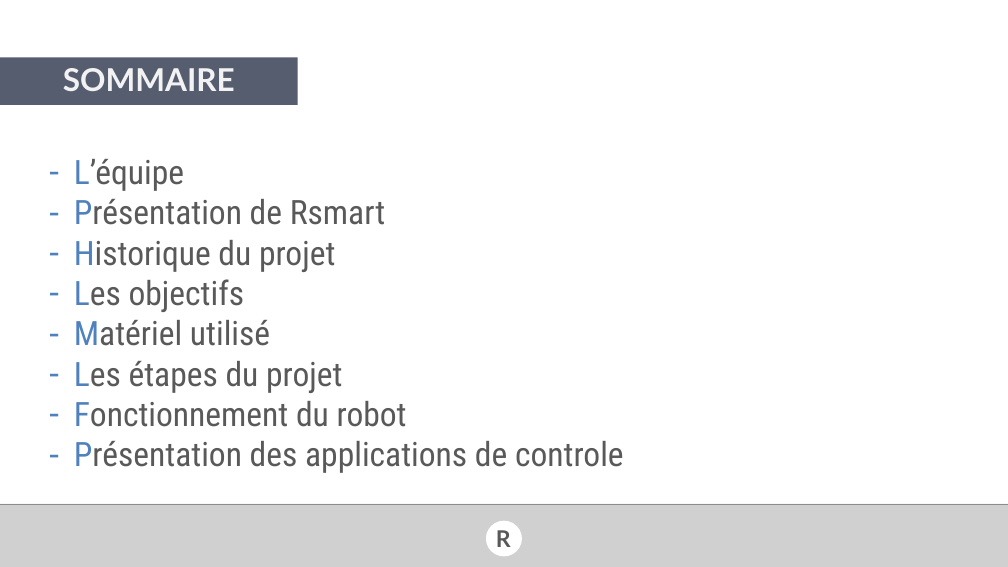
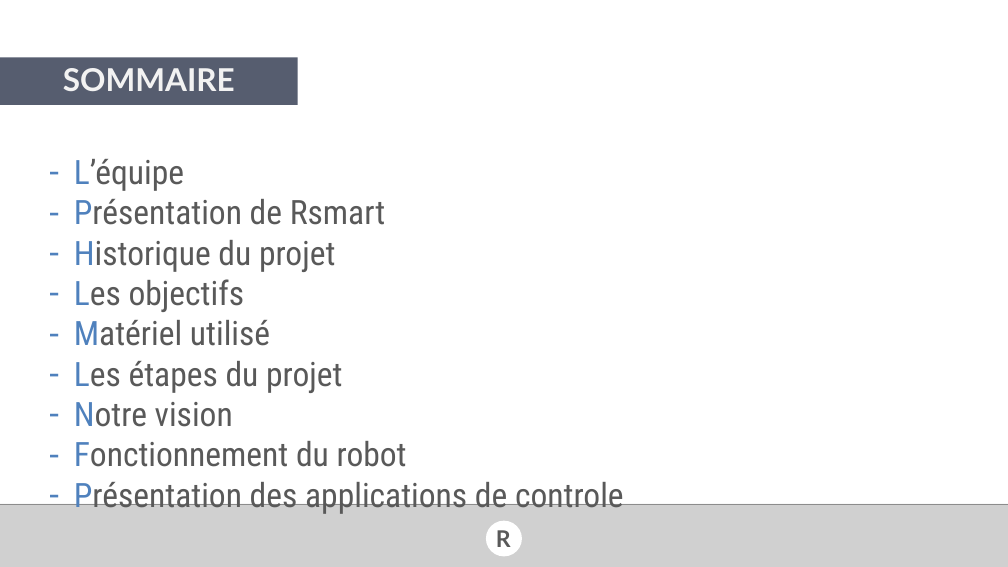
Before and after one commit to val92130/RSmart, a slide deck: slide 2 of Docs/Forum PI/RSmart presentation forum PI.pptx. Drawn at 1008x567 pixels with LibreOffice and Linux fonts; fonts in the diff are those of the drawing; grey boxes stand for pictures; background and template pictures are left out. Boxes give left, top, right and bottom in pixels: in the first picture for what was removed or moved away, otherwise in the second. Text is boxed around its words. In the diff, an @@ line names an element or a change of style, - is before the commit and + after.

```diff
--- a/Docs/Forum PI/RSmart presentation forum PI.pptx
+++ b/Docs/Forum PI/RSmart presentation forum PI.pptx
@@ text at [74, 402, 233, 427]: paragraph added @@
+– Notre vision
```
Also in this commit, not shown: 5 other slides changed, 3 slides added, 3 slides removed.
